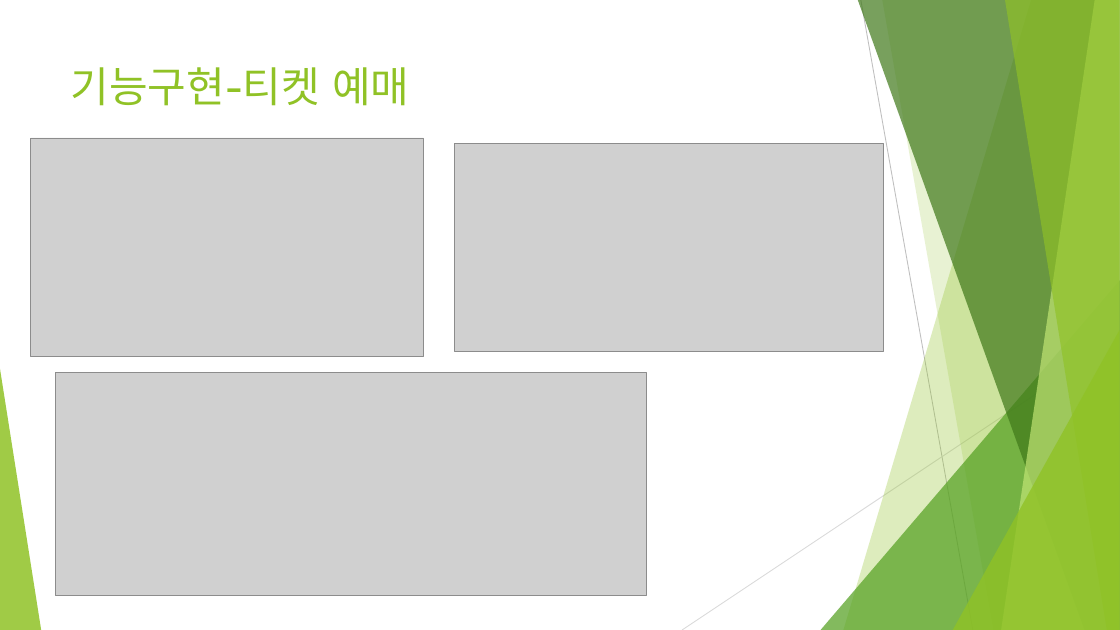
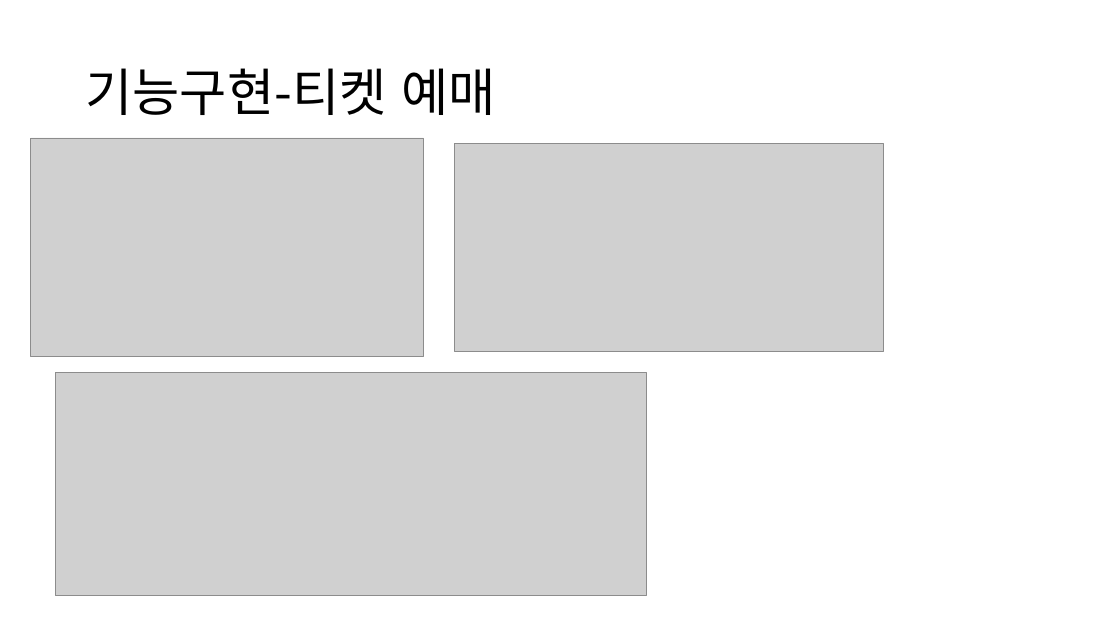
Before and after one commit to kcmantop/sample7, a slide deck: slide 5 of springboot/ticketing/티켓팅 부하 테스트.pptx. Drawn at 1120x630 pixels with LibreOffice and Linux fonts; fonts in the diff are those of the drawing; grey boxes stand for pictures. Boxes give left, top, right and bottom in pixels: in the first picture for what was removed or moved away, otherwise in the second. Text is boxed around its words. In the diff, an @@ line names an element or a change of style, - is before the commit and + after.

```diff
--- a/springboot/ticketing/티켓팅 부하 테스트.pptx
+++ b/springboot/ticketing/티켓팅 부하 테스트.pptx
@@ title "기능구현-티켓 예매": place and size @@
-title "기능구현-티켓 예매" at box(71, 67, 409, 106)
+title "기능구현-티켓 예매" at box(85, 68, 495, 115)
@@ title "기능구현-티켓 예매" at box(85, 68, 495, 115): size 36 to 44 pt, font Cabin to Noto Sans CJK KR, text colour #90C226 to #000000; line spacing 1 to 0.9; vertical alignment top to middle @@
@@ group removed at box(0, 0, 1120, 630): 5 freeform shapes, 3 triangles, 2 lines @@
```
Also in this commit, not shown: 8 other slides changed.
